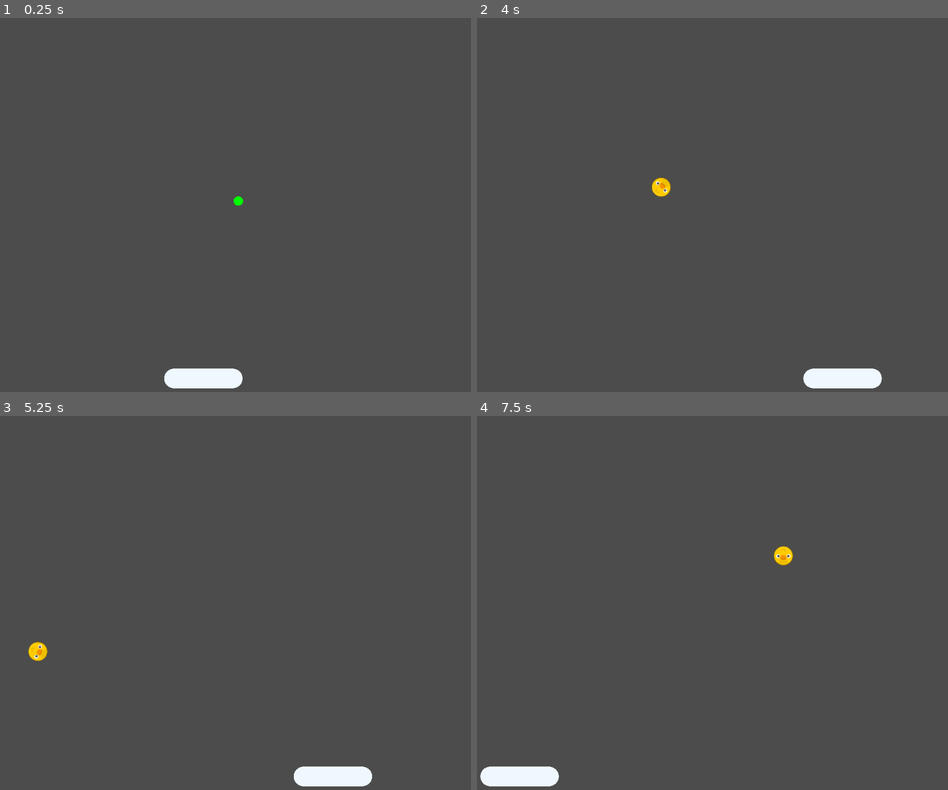
Above: before the commit, frames 1-4 (two rows, left to right).
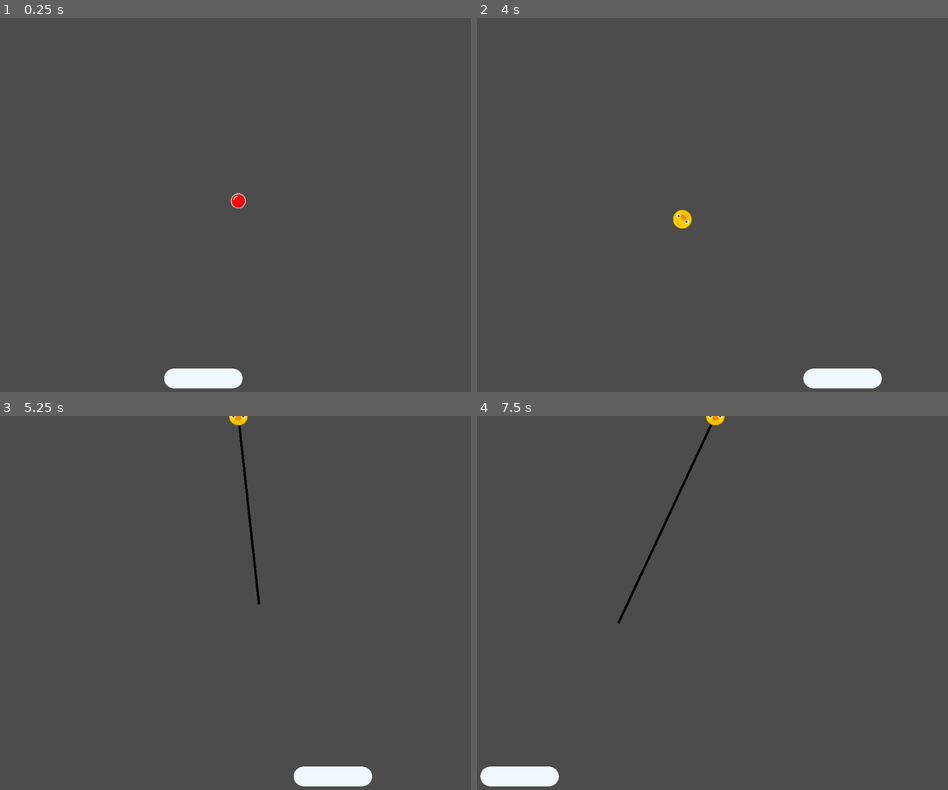
Above: after the commit, the same moments.

Repository: doctor-g/GGJ21
Game: Godot game, scene res://src/Level.tscn
The game is run twice, just before and just after one commit, with the same random seed, the same clock (stepped at 60 frames per second) and the same inputs.
Inputs (mouse positions are in pixels of both pictures, inside the frame that each line leads up to):
- Up to frame 1 (0.25 s): no input
- Up to frame 2 (4 s): move the mouse to (816, 186) at 0.52 s; click (816, 186) at 0.67 s; move the mouse to (618, 223) at 1.27 s; click (618, 223) at 1.42 s; move the mouse to (759, 122) at 2.02 s; click (759, 122) at 2.17 s; move the mouse to (688, 283) at 2.77 s; click (688, 283) at 2.92 s; move the mouse to (853, 264) at 3.52 s; click (853, 264) at 3.67 s
- Up to frame 3 (5.25 s): move the mouse to (94, 546) at 4.27 s; click (94, 546) at 4.42 s; move the mouse to (259, 603) at 5.02 s; click (259, 603) at 5.17 s
- Up to frame 4 (7.5 s): move the mouse to (641, 509) at 5.77 s; click (641, 509) at 5.92 s; move the mouse to (816, 584) at 6.52 s; click (816, 584) at 6.67 s; move the mouse to (618, 621) at 7.27 s; click (618, 621) at 7.42 s

The runs differ from the first frame. In frame 1, 0.1% of the frame differs, in the area x 49-53%, y 46-51%; in frame 2, 0.3%; in frame 3, 0.5%; in frame 4, 0.6%, in the area x 29-68%, y 0-56%.

Commit message:
Add red peg art

Diff:
--- a/project/src/Peg.tscn
+++ b/project/src/Peg.tscn
@@ -1,12 +1,13 @@
-[gd_scene load_steps=4 format=2]
+[gd_scene load_steps=5 format=2]
 
 [ext_resource path="res://src/Peg.gd" type="Script" id=1]
+[ext_resource path="res://assets/Peg.png" type="Texture" id=2]
 
 [sub_resource type="PhysicsMaterial" id=1]
 bounce = 1.0
 
 [sub_resource type="CircleShape2D" id=2]
-radius = 24.5628
+radius = 14.8082
 
 [node name="Peg" type="StaticBody2D"]
 physics_material_override = SubResource( 1 )
@@ -14,3 +15,6 @@
 
 [node name="CollisionShape2D" type="CollisionShape2D" parent="."]
 shape = SubResource( 2 )
+
+[node name="Sprite" type="Sprite" parent="."]
+texture = ExtResource( 2 )
Binary file added: project/assets/Peg.png
Not shown, added: project/assets/Peg.png.import
Not shown, added: project/assets/PiskelFiles/Peg.piskel
